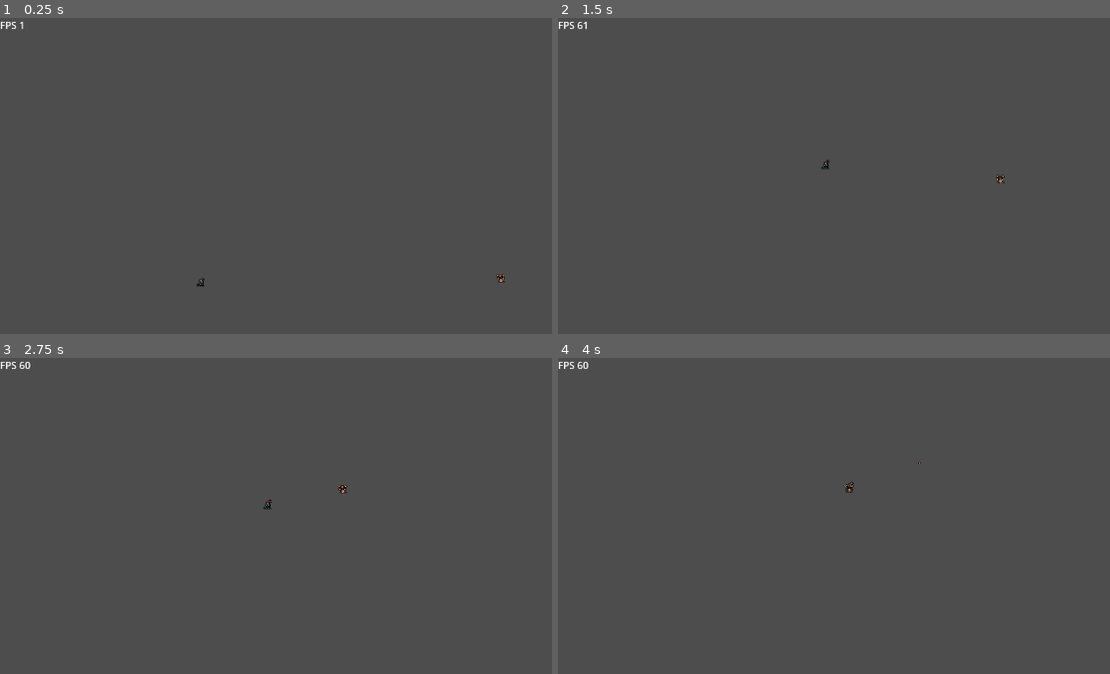
Above: before the commit, frames 1-4 (two rows, left to right).
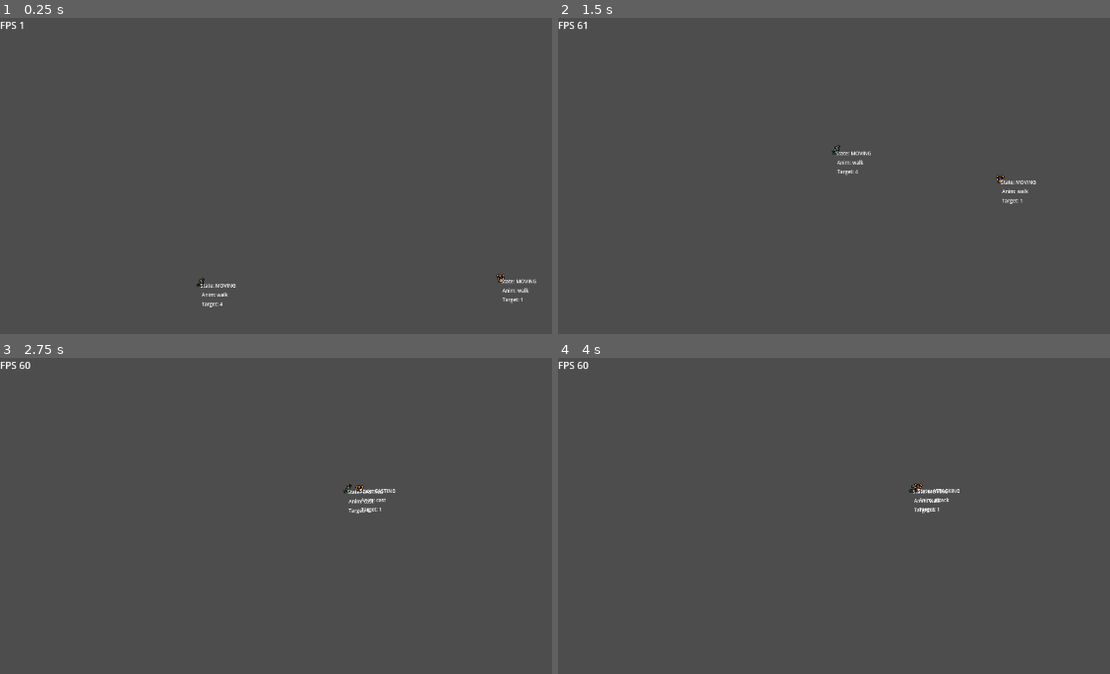
Above: after the commit, the same moments.

Repository: Snayff/nqp3
Game: Godot game, scene res://scenes/stages/combat/stage_combat.tscn
The game is run twice, just before and just after one commit, with the same random seed, the same clock (stepped at 60 frames per second) and the same inputs.
Inputs (mouse positions are in pixels of both pictures, inside the frame that each line leads up to):
- Up to frame 1 (0.25 s): no input
- Up to frame 2 (1.5 s): move the mouse to (outside the picture) at 0.52 s; click (outside the picture) at 0.67 s; move the mouse to (795, 261) at 1.27 s; click (795, 261) at 1.42 s
- Up to frame 3 (2.75 s): move the mouse to (474, 481) at 2.02 s; click (474, 481) at 2.17 s
- Up to frame 4 (4 s): tap Enter at 2.75 s; move the mouse to (911, 667) at 2.77 s; click (911, 667) at 2.92 s; move the mouse to (outside the picture) at 3.52 s; click (outside the picture) at 3.67 s

The runs differ from the first frame. In frame 1, 0.3% of the frame differs, in the area x 36-98%, y 82-92%; in frame 2, 0.3%; in frame 3, 0.3%, in the area x 47-72%, y 39-50%; in frame 4, 0.3%.

Commit message:
renabled collision

Diff:
--- a/scenes/entities/actor/actor.gd
+++ b/scenes/entities/actor/actor.gd
@@ -121,7 +121,7 @@
 	died.connect(_on_death)
 	hit_received.connect(_on_hit_received)
 
-	# connect to component signals
+	# connect to (script) component signals
 	stats.health_depleted.connect(_on_health_depleted)
 	stats.stamina_depleted.connect(_on_stamina_depleted)
 
@@ -129,19 +129,14 @@
 	_actions.attacked.connect(_on_attack)
 
 	_cast_timer.timeout.connect(_on_cast_completed)
-
-	animated_sprite.animation_finished.connect(_on_animation_completed)
-	animated_sprite.animation_looped.connect(_on_animation_completed)
 
 	# link component signals
 	_status_effects.stat_modifier_added.connect(stats.add_modifier)
 	_status_effects.stat_modifier_removed.connect(stats.remove_modifier)
 
 	# connect to node signals
-	_target_finder.body_entered.connect(test)
-
-func test(body) -> void:
-	print(_target_finder.get_overlapping_bodies())
+	animated_sprite.animation_finished.connect(_on_animation_completed)
+	animated_sprite.animation_looped.connect(_on_animation_completed)
 
 ########## MAIN LOOP ##########
 
@@ -150,8 +145,6 @@
 	if is_in_group("alive"):
 		update_state()
 		process_current_state()
-
-	print(_target_finder.get_overlapping_bodies())
 
 ########## STATE #############
 
--- a/scenes/entities/actor/actor.tscn
+++ b/scenes/entities/actor/actor.tscn
@@ -29,10 +29,8 @@
 metadata/_edit_lock_ = true
 
 [node name="CollisionShape2D" type="CollisionShape2D" parent="."]
-visible = false
 position = Vector2(0, 2)
 shape = SubResource("CapsuleShape2D_pdl0k")
-disabled = true
 
 [node name="NavigationAgent2D" type="NavigationAgent2D" parent="."]
 path_desired_distance = 8.0
@@ -46,7 +44,6 @@
 sprite_frames = SubResource("SpriteFrames_rlvhe")
 
 [node name="HurtBox" parent="." instance=ExtResource("2_eofpl")]
-visible = false
 position = Vector2(-1.90735e-06, 2)
 scale = Vector2(-0.194719, 0.263765)
 collision_layer = 0
@@ -54,7 +51,6 @@
 monitoring = false
 
 [node name="DebugInfo" type="Label" parent="."]
-visible = false
 offset_right = 40.0
 offset_bottom = 23.0
 label_settings = SubResource("LabelSettings_dcwuh")
--- a/scenes/entities/actor/actor_debug_info.gd
+++ b/scenes/entities/actor/actor_debug_info.gd
@@ -4,4 +4,5 @@
 	var parent = get_parent()
 	var state = Constants.ActorState.keys()[parent._state]
 	var anim = parent.animated_sprite.animation
-	set_text("State: " + str(state) + "\n Anim: " + anim)
+	var target = parent._target
+	set_text("State: " + str(state) + "\n Anim: " + anim + "\n Target: "  + str(target.uid))
--- a/scripts/actions/attacks/wand_blast.gd
+++ b/scripts/actions/attacks/wand_blast.gd
@@ -10,7 +10,7 @@
 	_base_damage = 10
 	_base_damage_type = Constants.DamageType.MUNDANE
 	_base_cast_time = 1
-	_base_range = 300
+	_base_range = 100
 
 
 func use(initial_target: Actor) -> void:
